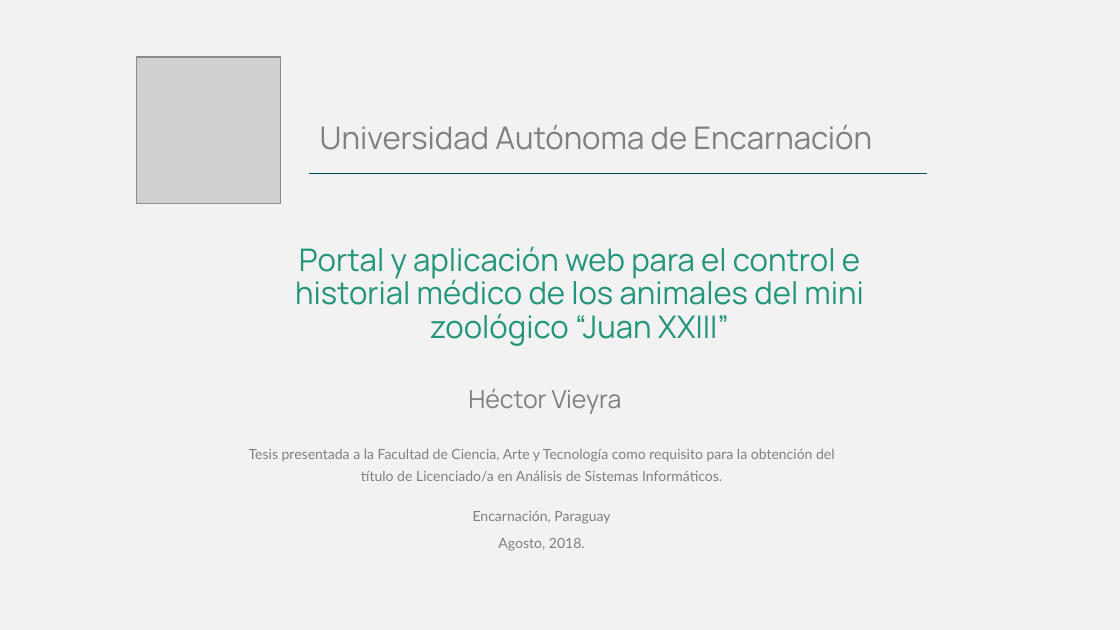
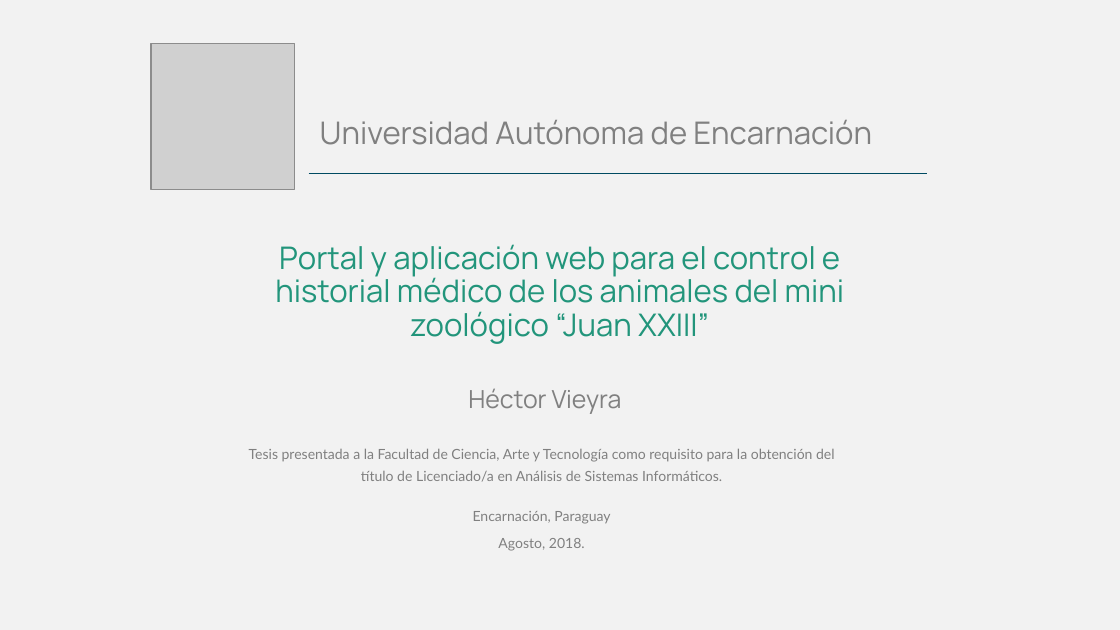
Before and after one commit to vieyrapy/book_minizoo, a slide deck: slide 1 of mzcj_presentacion.pptx. Drawn at 1120x630 pixels with LibreOffice and Linux fonts; fonts in the diff are those of the drawing; grey boxes stand for pictures. Boxes give left, top, right and bottom in pixels: in the first picture for what was removed or moved away, otherwise in the second. Text is boxed around its words. In the diff, an @@ line names an element or a change of style, - is before the commit and + after.

```diff
--- a/mzcj_presentacion.pptx
+++ b/mzcj_presentacion.pptx
@@ picture: place and size @@
-picture at [137,57,280,204]
+picture at [151,44,295,190]
@@ text "Universidad Autónoma de Encarnación": place and size @@
-text "Universidad Autónoma de Encarnación" at [320,125,872,150]
+text "Universidad Autónoma de Encarnación" at [320,120,872,145]
@@ text "Portal y aplicación web para ...": place and size @@
-text "Portal y aplicación web para ..." at [295,246,863,346]
+text "Portal y aplicación web para ..." at [275,244,844,344]
```
Also in this commit, not shown: 12 other slides changed, 3 slides added, 2 slides removed.
